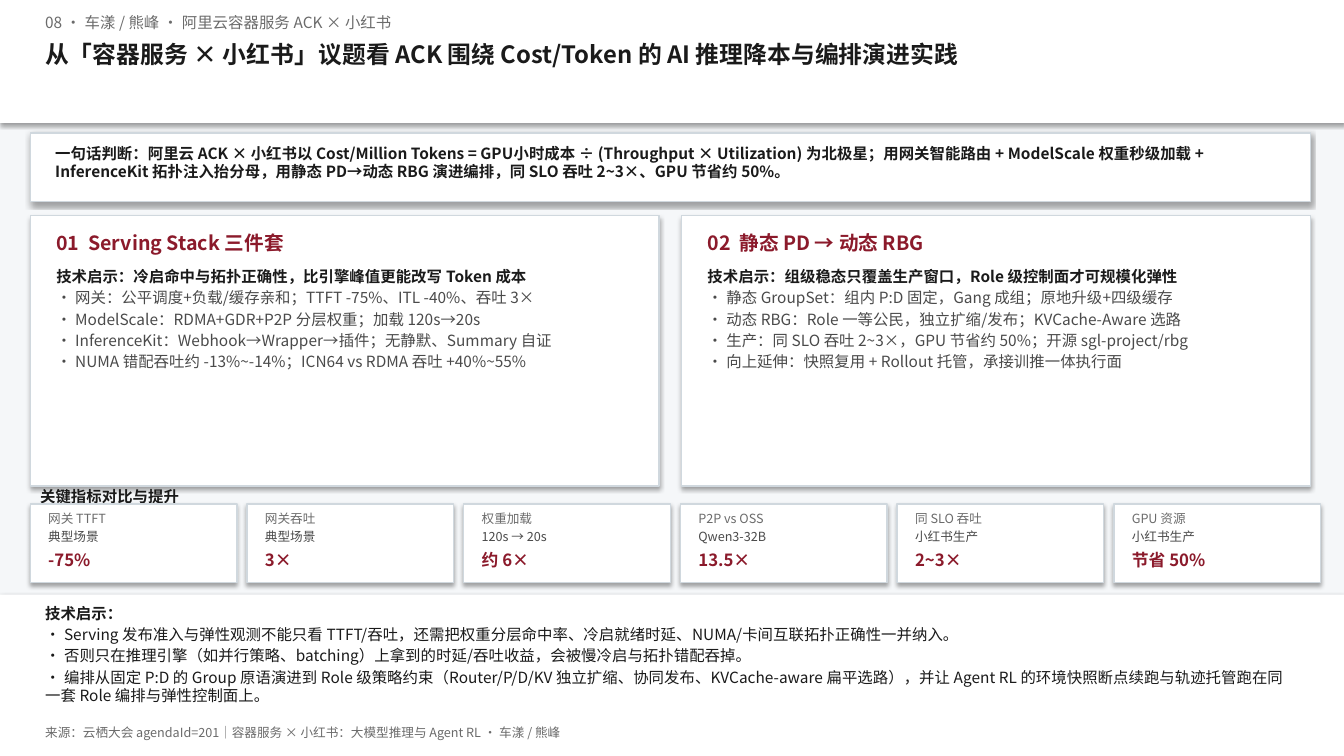
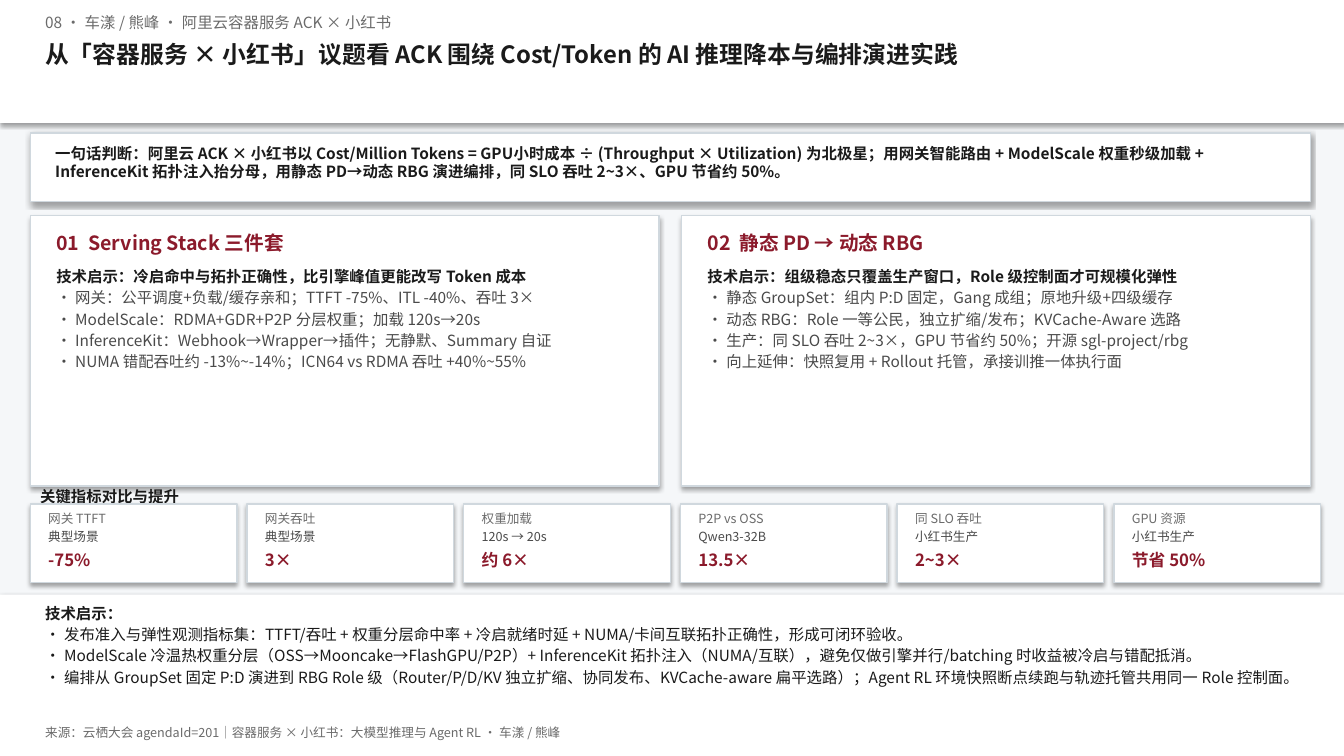
Before and after one commit to Annie-Summer/Kthena, a slide deck: slide 1 of yunqi-2026-agenda-201/docs/洞察一页-08-容器服务 × 小红书：大模型推理与 Agent RL.pptx. Drawn at 1344x756 pixels with LibreOffice and Linux fonts; fonts in the diff are those of the drawing. Boxes give left, top, right and bottom in pixels: in the first picture for what was removed or moved away, otherwise in the second. Text is boxed around its words. In the diff, an @@ line names an element or a change of style, - is before the commit and + after.

```diff
--- a/yunqi-2026-agenda-201/docs/洞察一页-08-容器服务 × 小红书：大模型推理与 Agent RL.pptx
+++ b/yunqi-2026-agenda-201/docs/洞察一页-08-容器服务 × 小红书：大模型推理与 Agent RL.pptx
@@ text at (64, 627, 1299, 687): text changed @@
-• Serving 发布准入与弹性观测不能只看 TTFT/吞吐，还需把权重分层命中率、冷启就绪时延、NUMA/卡间互联拓扑正确性一并纳入。
-• 否则只在推理引擎（如并行策略、batching）上拿到的时延/吞吐收益，会被慢冷启与拓扑错配吞掉。
-• 编排从固定 P:D 的 Group 原语演进到 Role 级策略约束（Router/P/D/KV 独立扩缩、协同发布、KVCache-aware 扁平选路），并让 Agent RL 的环境快照断点续跑与轨迹托管跑在同一套 Role 编排与弹性控制面上。
+• 发布准入与弹性观测指标集：TTFT/吞吐 + 权重分层命中率 + 冷启就绪时延 + NUMA/卡间互联拓扑正确性，形成可闭环验收。
+• ModelScale 冷温热权重分层（OSS→Mooncake→FlashGPU/P2P）+ InferenceKit 拓扑注入（NUMA/互联），避免仅做引擎并行/batching 时收益被冷启与错配抵消。
+• 编排从 GroupSet 固定 P:D 演进到 RBG Role 级（Router/P/D/KV 独立扩缩、协同发布、KVCache-aware 扁平选路）；Agent RL 环境快照断点续跑与轨迹托管共用同一 Role 控制面。
```
Also in this commit, not shown: 4 other files.
